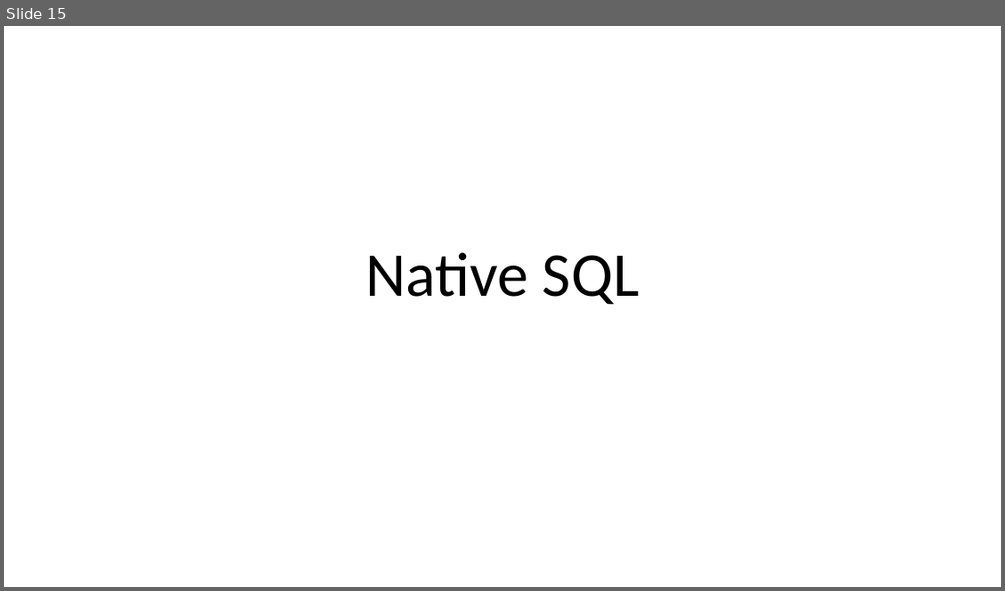
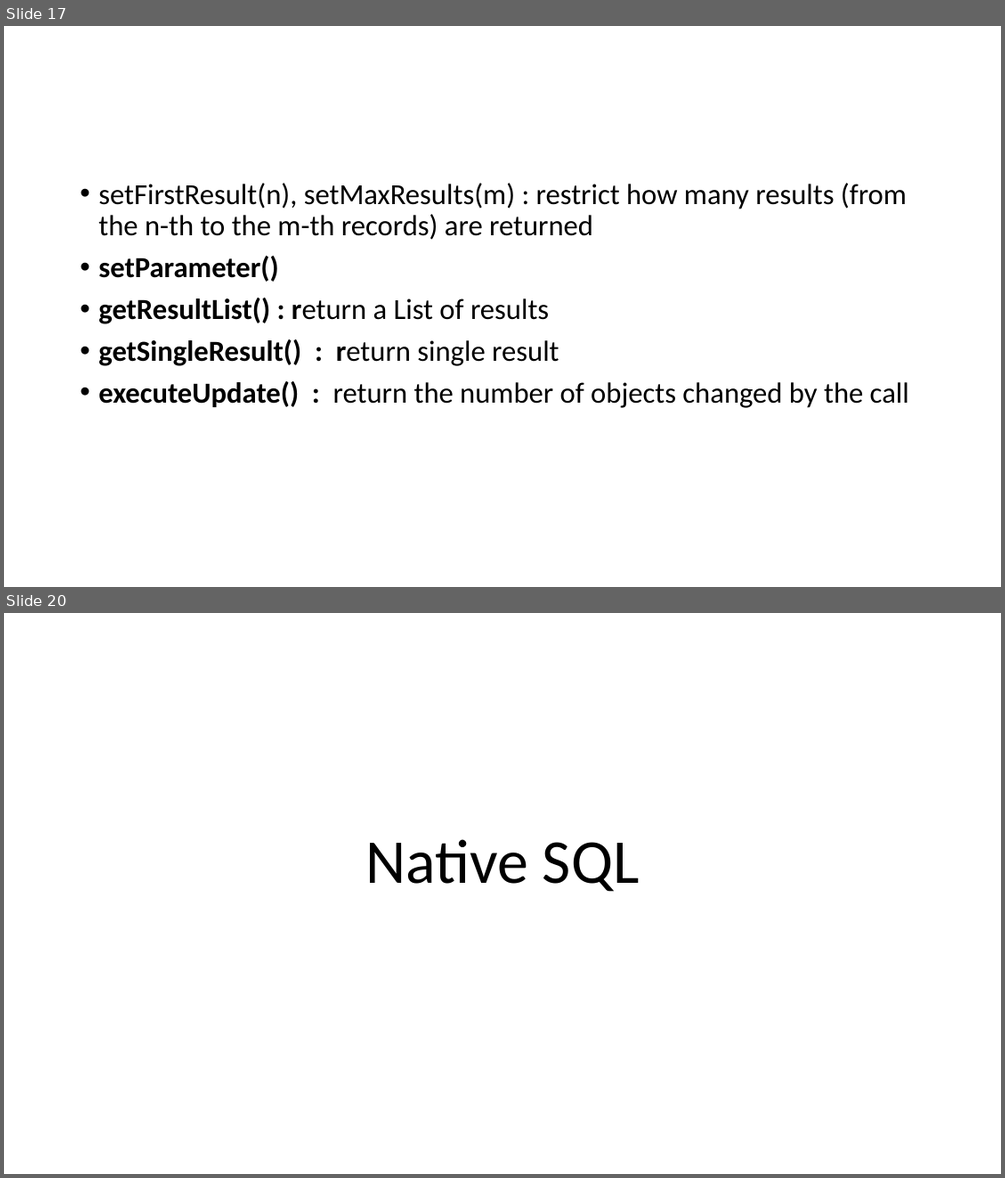
Before and after one commit to lawren43/mytest-repo, a slide deck: test-springmvc/doc/2.JPA Programming.pptx. Shown one above the other, each under a label of ours: slide 15 before the commit, slides 17 and 20 after it; the slides between them are not shown. The pictures are 1005x591 and 1005x1178 pixels, drawn with LibreOffice and Linux fonts; fonts in the diff are those of the drawing. Boxes give left, top, right and bottom in pixels: in the first picture for what was removed or moved away, otherwise in the second. Text is boxed around its words. In the diff, an @@ line names an element or a change of style, - is before the commit and + after.

```diff
--- a/test-springmvc/doc/2.JPA Programming.pptx
+++ b/test-springmvc/doc/2.JPA Programming.pptx
@@ slide 17 added at box(4, 26, 1001, 587), background #FFFFFF @@
@@ text added at box(98, 183, 909, 408), 28 pt, text #000000 @@
+• setFirstResult(n), setMaxResults(m) : restrict how many results (from the n-th to the m-th records) are returned
+• setParameter()
+• getResultList() : return a List of results
+• getSingleResult() : return single result
+• executeUpdate() : return the number of objects changed by the call
@@ what was slide 15 is now slide 20 @@
```
Also in this commit, not shown: 1 slide changed, 8 other slides added, 12 slides removed, 7 other files.
